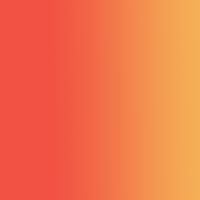
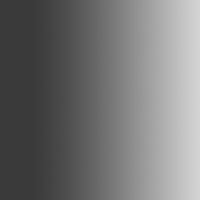
Layers edited between the first and the second 200×200 image:
added layer "Layer 1" above "Background" over left=0, top=0, right=200, bottom=200
added layer "Background" over left=0, top=0, right=200, bottom=200
